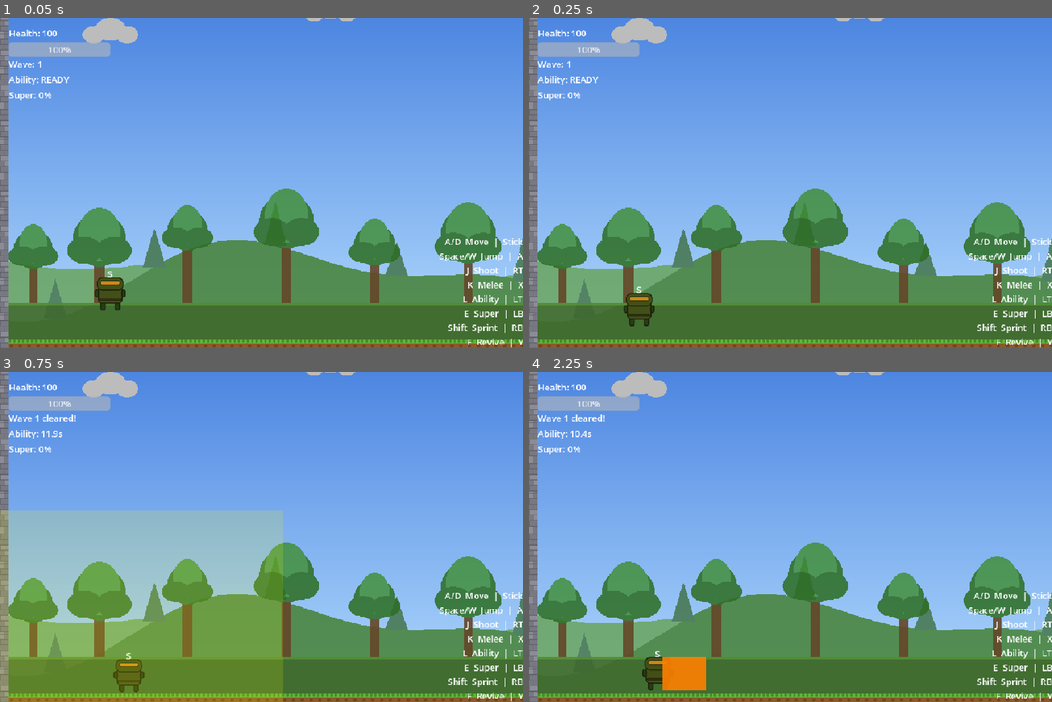
Above: before the commit, frames 1-4 (two rows, left to right).
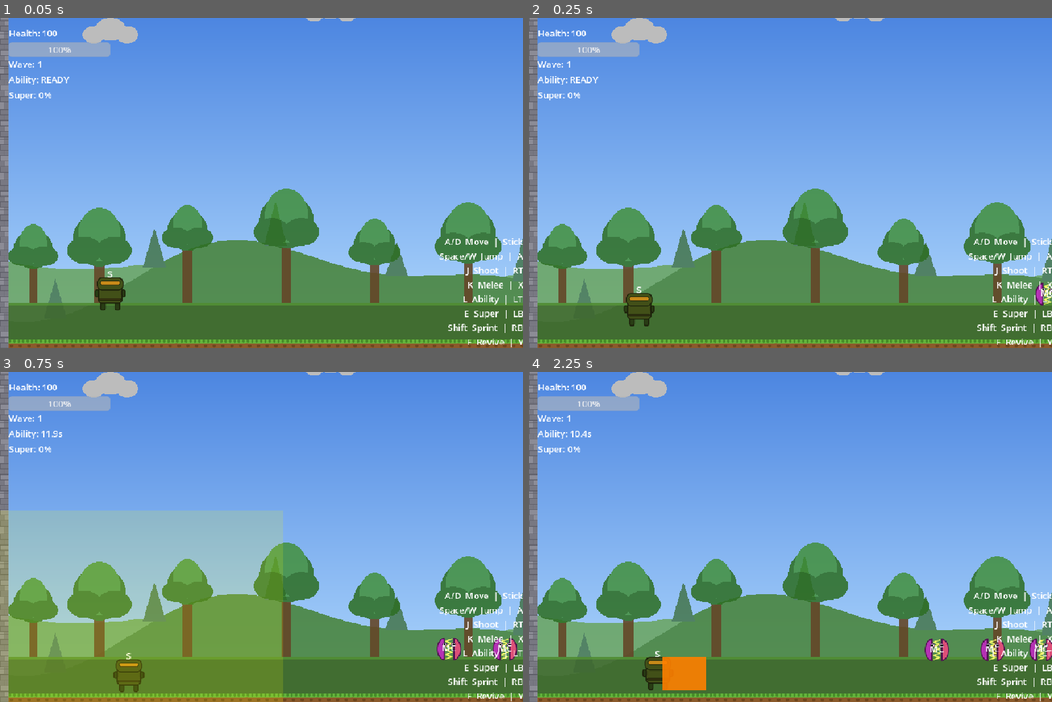
Above: after the commit, the same moments.

Repository: McSchnizzle/drew-coop-game
Game: Godot game, scene res://scenes/game.tscn
The game is run twice, just before and just after one commit, with the same random seed, the same clock (stepped at 60 frames per second) and the same inputs. This scene is started directly instead of the project's main scene.
Inputs:
- Up to frame 1 (0.05 s): no input
- Up to frame 2 (0.25 s): no input
- Up to frame 3 (0.75 s): hold D (move_right) from 0.53 s (still down); tap L (ability) at 0.6 s
- Up to frame 4 (2.25 s): tap Space (jump) at 0.77, 1.52 s; release D (move_right) at 1.28 s; hold A (move_left) 1.28-2.03 s; tap F (interact) at 1.35 s; hold D (move_right) from 2.03 s (still down); tap K (melee) at 2.1 s

Frame 1 is identical in both runs. In frame 2, 0.1% of the frame differs, in the area x 96-100%, y 80-88%; in frame 3, 0.5%; in frame 4, 0.8%, in the area x 6-100%, y 12-88%.
Error before the commit: Parse Error: Cannot infer the type of "tex_size" variable because the value doesn't have a set type. (res://scripts/enemies/enemy_merge_conflict.gd:36)

Commit message:
Add art-kenney-platformer art theme with solo-start lobby patch
- Import files from Godot editor
- Allow single-player start for art review
- Fix tex_size type inference errors

Co-Authored-By: Claude Opus 4.6 <noreply@anthropic.com>

Diff:
--- a/game/project.godot
+++ b/game/project.godot
@@ -28,7 +28,6 @@
 
 window/size/viewport_width=1900
 window/size/viewport_height=1200
-window/size/resizable=true
 window/stretch/mode="canvas_items"
 window/stretch/aspect="expand"
 window/stretch/scale=2.0
--- a/game/scripts/enemies/enemy_context_rot.gd
+++ b/game/scripts/enemies/enemy_context_rot.gd
@@ -28,7 +28,7 @@
 	# Set visual - scale sprite to match context rot hitbox size
 	var sprite = get_node_or_null("Sprite2D") as Sprite2D
 	if sprite:
-		var tex_size := sprite.texture.get_size() if sprite.texture else Vector2(48, 48)
+		var tex_size: Vector2 = sprite.texture.get_size() if sprite.texture else Vector2(48, 48)
 		sprite.scale = CR_SIZE / tex_size
 
 
--- a/game/scripts/enemies/enemy_dependency_hell.gd
+++ b/game/scripts/enemies/enemy_dependency_hell.gd
@@ -21,7 +21,7 @@
 	# Set visual - scale sprite to match dependency hell hitbox size
 	var sprite = get_node_or_null("Sprite2D") as Sprite2D
 	if sprite:
-		var tex_size := sprite.texture.get_size() if sprite.texture else Vector2(56, 56)
+		var tex_size: Vector2 = sprite.texture.get_size() if sprite.texture else Vector2(56, 56)
 		sprite.scale = DH_SIZE / tex_size
 
 
--- a/game/scripts/enemies/enemy_hallucination.gd
+++ b/game/scripts/enemies/enemy_hallucination.gd
@@ -92,7 +92,7 @@
 	var sprite = get_node_or_null("Sprite2D") as Sprite2D
 	if sprite:
 		# Scale sprite to disguised size (base texture is 48x48)
-		var tex_size := sprite.texture.get_size() if sprite.texture else Vector2(48, 48)
+		var tex_size: Vector2 = sprite.texture.get_size() if sprite.texture else Vector2(48, 48)
 		sprite.scale = HALL_DISGUISED_SIZE / tex_size
 		sprite.modulate = COLOR_DISGUISED
 	var label = get_node_or_null("TypeLabel") as Label
@@ -105,7 +105,7 @@
 	var sprite = get_node_or_null("Sprite2D") as Sprite2D
 	if sprite:
 		# Scale sprite to revealed size (base texture is 48x48)
-		var tex_size := sprite.texture.get_size() if sprite.texture else Vector2(48, 48)
+		var tex_size: Vector2 = sprite.texture.get_size() if sprite.texture else Vector2(48, 48)
 		sprite.scale = HALL_REVEALED_SIZE / tex_size
 		sprite.modulate = COLOR_REVEALED
 	var label = get_node_or_null("TypeLabel") as Label
--- a/game/scripts/enemies/enemy_merge_conflict.gd
+++ b/game/scripts/enemies/enemy_merge_conflict.gd
@@ -33,7 +33,7 @@
 	var sprite = get_node_or_null("Sprite2D") as Sprite2D
 	if sprite:
 		# Scale sprite to tier size (base texture is 48x48)
-		var tex_size := sprite.texture.get_size() if sprite.texture else Vector2(48, 48)
+		var tex_size: Vector2 = sprite.texture.get_size() if sprite.texture else Vector2(48, 48)
 		sprite.scale = TIER_SIZE[size_tier] / tex_size
 		sprite.modulate = TIER_COLORS[size_tier]
 
--- a/game/scripts/lobby.gd
+++ b/game/scripts/lobby.gd
@@ -98,7 +98,7 @@
 		_room_code = NetworkManager.ip_to_room_code(ip)
 		room_code_label.text = "Room Code:  %s  (%s)" % [_room_code, ip]
 		room_code_container.visible = true
-		start_button.visible = _connected_player_count >= 2
+		start_button.visible = _connected_player_count >= 1
 		status_label.text = "Players connected: %d" % _connected_player_count
 	else:
 		room_code_container.visible = false
@@ -427,6 +427,7 @@
 	room_code_label.text = "Room Code:  %s  (%s)" % [_room_code, ip]
 	room_code_container.visible = true
 	status_label.text = "Waiting for players..."
+	start_button.visible = true
 
 	# Hide host/join controls to keep panel compact
 	host_button.visible = false
@@ -579,4 +580,4 @@
 func _update_lobby_status() -> void:
 	status_label.text = "Players connected: %d" % _connected_player_count
 	# Show start button only for the host when at least 2 players are present.
-	start_button.visible = _is_host and _connected_player_count >= 2
+	start_button.visible = _is_host and _connected_player_count >= 1
--- a/game/version.cfg
+++ b/game/version.cfg
@@ -1,2 +1,2 @@
 [version]
-version="0.1.5"
+version="0.1.6"
Not shown, added: game/assets/backgrounds/bg_hills.png.import
Not shown, added: game/assets/backgrounds/bg_sky.png.import
Not shown, added: game/assets/backgrounds/bg_trees.png.import
Not shown, added: game/assets/effects/projectile.png.import
Not shown, added: game/assets/effects/projectile_enemy.png.import
Not shown, added: game/assets/effects/turret.png.import
Not shown, added: game/assets/enemies/enemy_basic.png.import
Not shown, added: game/assets/enemies/enemy_context_rot.png.import
Not shown, added: game/assets/enemies/enemy_dependency_hell.png.import
Not shown, added: game/assets/enemies/enemy_hallucination.png.import
Not shown, added: game/assets/enemies/enemy_merge_conflict.png.import
Not shown, added: game/assets/sprites/player.png.import
(and 3 more such lines)
